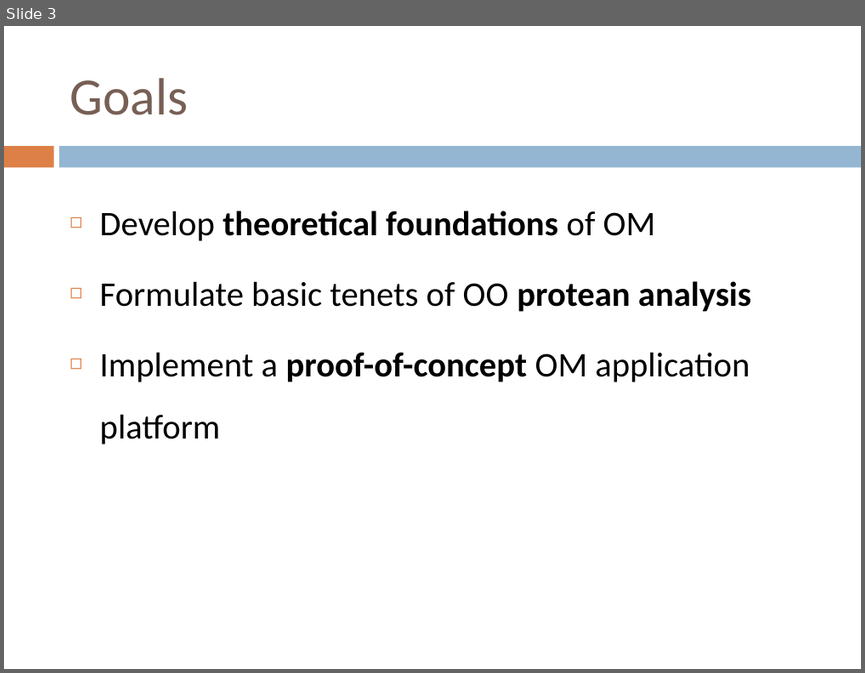
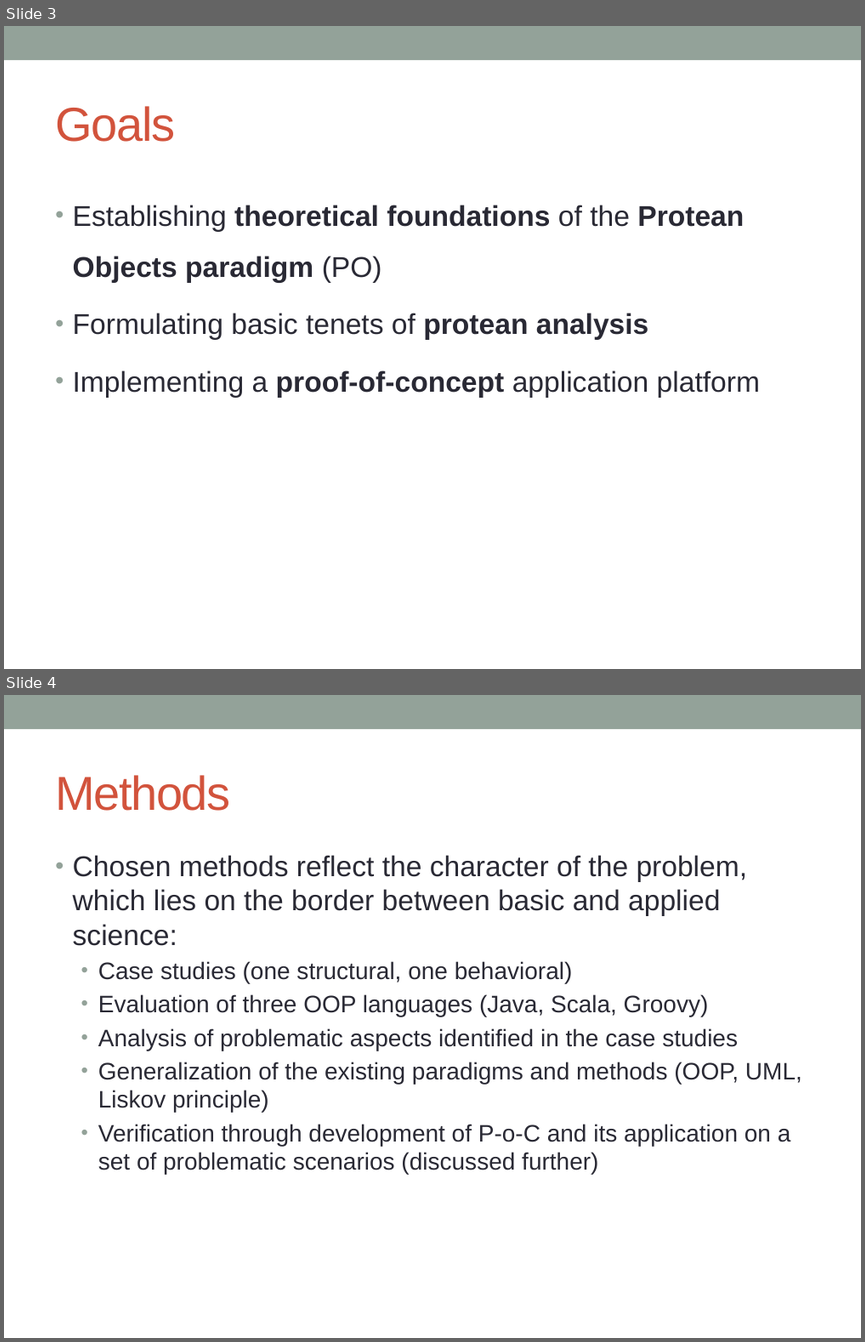
Before and after one commit to zslajchrt/morpheus, a slide deck: src/main/doc/thesis/mala/MalaObhajoba.pptx. Shown one above the other, each under a label of ours: slide 3 before the commit, slides 3 and 4 after it. The pictures are 865x673 and 865x1342 pixels, drawn with LibreOffice and Linux fonts; fonts in the diff are those of the drawing. Boxes give left, top, right and bottom in pixels: in the first picture for what was removed or moved away, otherwise in the second. Text is boxed around its words. In the diff, an @@ line names an element or a change of style, - is before the commit and + after.

```diff
--- a/src/main/doc/thesis/mala/MalaObhajoba.pptx
+++ b/src/main/doc/thesis/mala/MalaObhajoba.pptx
@@ slide 4 added at box(4, 695, 861, 1338), background #FFFFFF; not listed: 1 template element that a slide beside it also shows @@
@@ title added at box(55, 775, 230, 811), 40 pt, text #D2533C @@
+Methods
@@ text added at box(73, 855, 802, 1174), 20 pt, text #292934 @@
+• Chosen methods reflect the character of the problem, which lies on the border between basic and applied science:
+  • Case studies (one structural, one behavioral)
+  • Evaluation of three OOP languages (Java, Scala, Groovy)
+  • Analysis of problematic aspects identified in the case studies
+  • Generalization of the existing paradigms and methods (OOP, UML, Liskov principle)
+  • Verification through development of P-o-C and its application on a set of problematic scenarios (discussed further)
@@ slide 3 changed as well @@
@@ rectangle added at box(4, 26, 861, 60), fill #93A299 @@
@@ title "Goals": place and size @@
-title "Goals" at box(69, 78, 188, 115)
+title "Goals" at box(55, 106, 175, 142)
@@ title "Goals" at box(55, 106, 175, 142): size 44 to 40 pt, font Calibri to Arial, text colour #775F55 to #D2533C, letter spacing 0 to -1 pt @@
@@ rectangle removed at box(4, 146, 53, 167) @@
@@ rectangle removed at box(60, 146, 861, 167) @@
@@ text at box(73, 204, 760, 397): text changed; size 29 to 24 pt; font Calibri to Arial; text colour #000000 to #292934 @@
-◻ Develop theoretical foundations of OM
-◻ Formulate basic tenets of OO protean analysis
-◻ Implement a proof-of-concept OM application platform
+• Establishing theoretical foundations of the Protean Objects paradigm (PO)
+• Formulating basic tenets of protean analysis
+• Implementing a proof-of-concept application platform
```
Also in this commit, not shown: 14 other slides changed, 3 other slides added, 3 slides removed.
